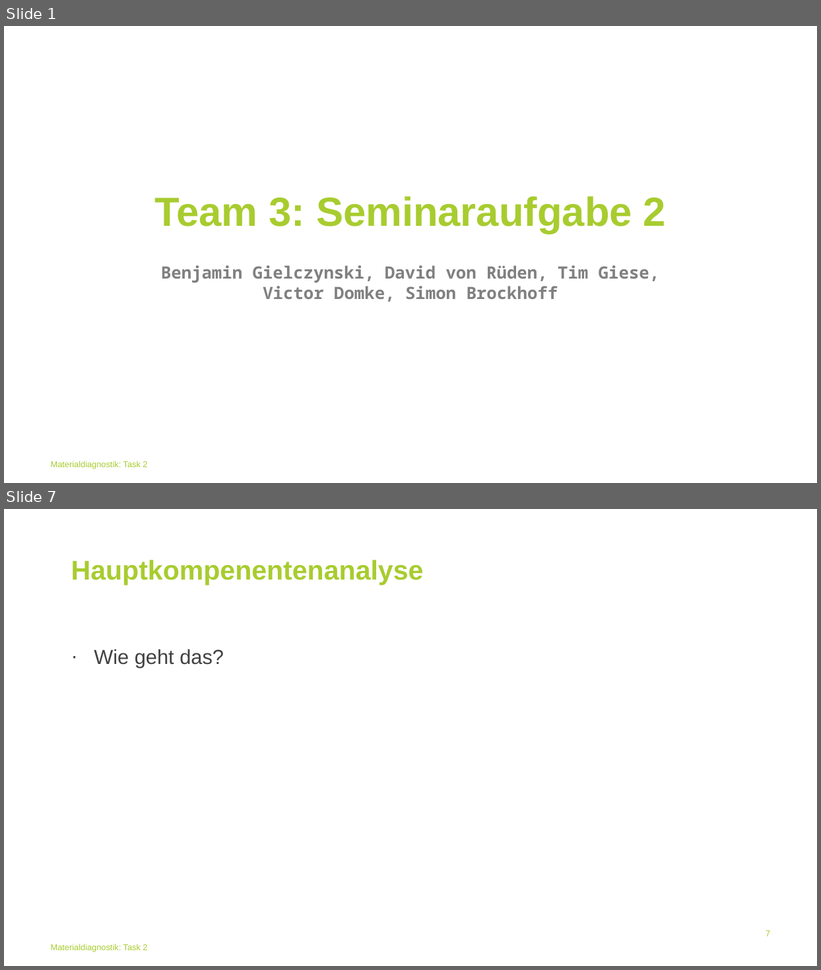
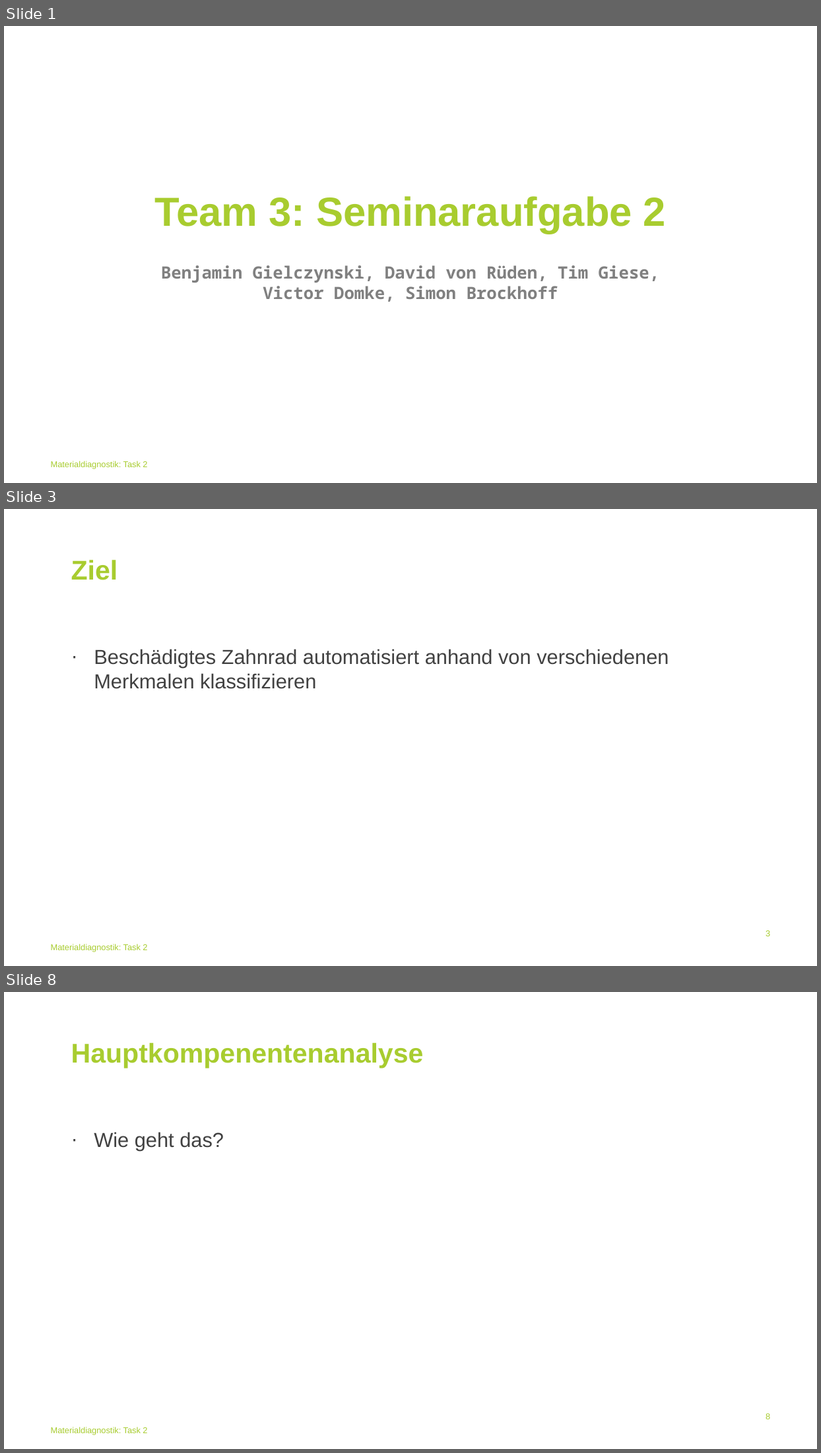
Before and after one commit to BGielczynski/AI_diagnostics, a slide deck: Task_2/Task2Powerpoint.pptx. Shown one above the other, each under a label of ours: slides 1 and 7 before the commit, slides 1, 3 and 8 after it; the slides between them are not shown. The pictures are 821x970 and 821x1453 pixels, drawn with LibreOffice and Linux fonts; fonts in the diff are those of the drawing; background and template pictures are left out. Boxes give left, top, right and bottom in pixels: in the first picture for what was removed or moved away, otherwise in the second. Text is boxed around its words. In the diff, an @@ line names an element or a change of style, - is before the commit and + after.

```diff
--- a/Task_2/Task2Powerpoint.pptx
+++ b/Task_2/Task2Powerpoint.pptx
@@ slide 3 added at (4, 509, 817, 966), background #FFFFFF; not listed: 1 template element that a slide beside it also shows @@
@@ title added at (71, 560, 118, 580), 32 pt, text #A8CC2F, bold @@
+Ziel
@@ text added at (94, 649, 669, 689), 24 pt, text #414141 @@
+· Beschädigtes Zahnrad automatisiert anhand von verschiedenen Merkmalen klassifizieren
@@ page number added at (766, 931, 770, 937), 10 pt, text #A8CC2F @@
+3
@@ what was slide 7 is now slide 8 @@
@@ page number at (766, 1414, 770, 1420): text changed @@
-7
+8
```
Also in this commit, not shown: 3 slides changed, 2 other slides added, 2 slides removed, 1 other file.
